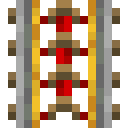
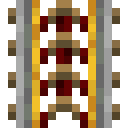
Revision of a layered w=128, h=128 image; what changed, layer by layer:
hid "on", painted on it over <box>40,16,88,128</box>
showed "powered_rail.png copy", painted on it over <box>40,16,88,128</box>
